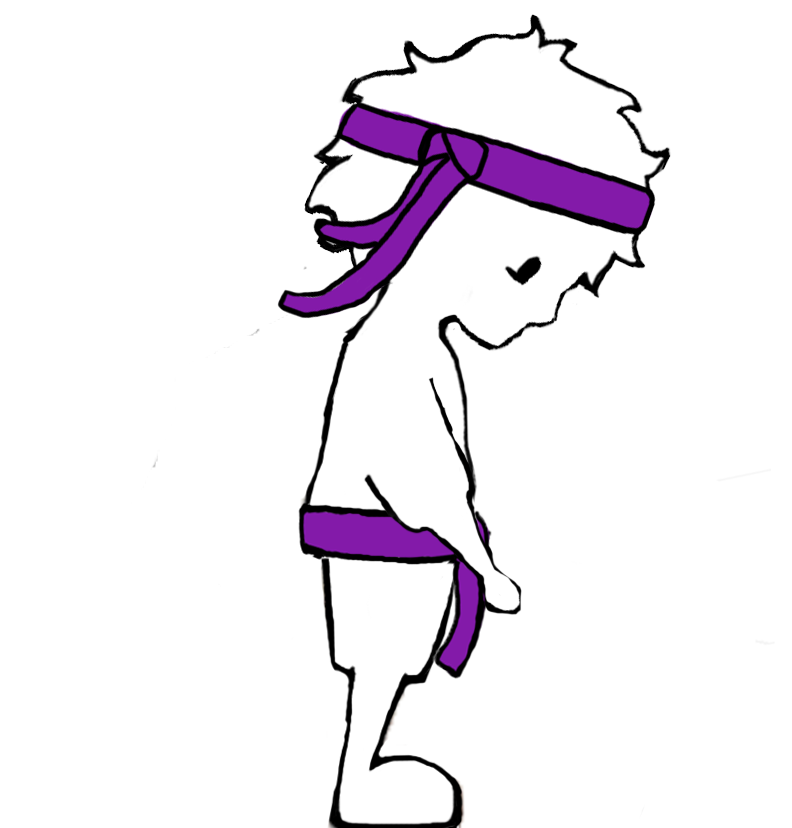
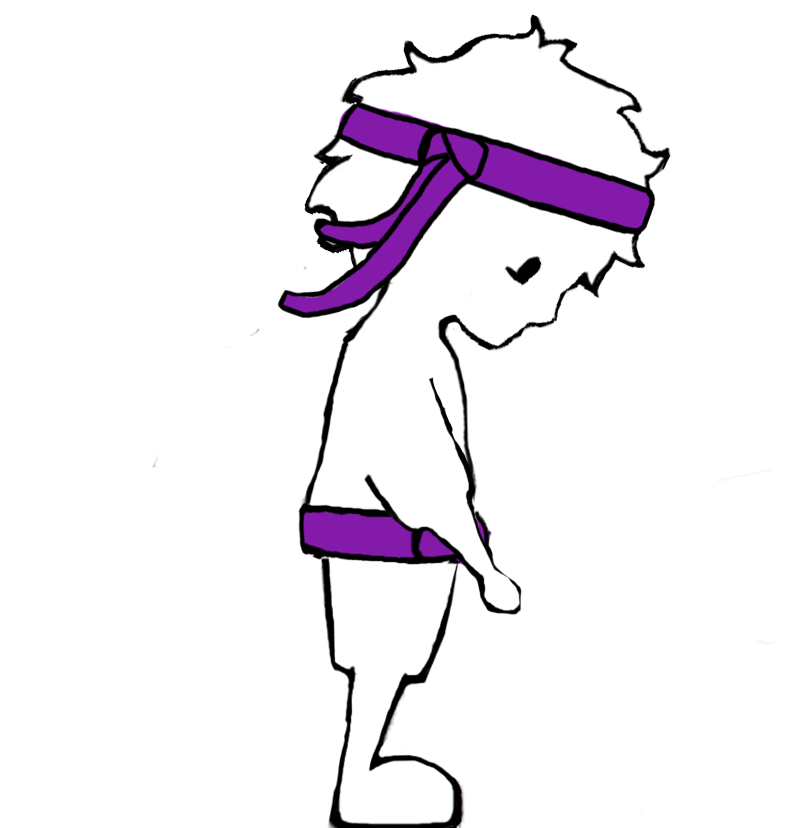
Layer changes from the first 792px x 828px image to the second:
painted on "Layer 4" over bbox(410, 526, 487, 679)
